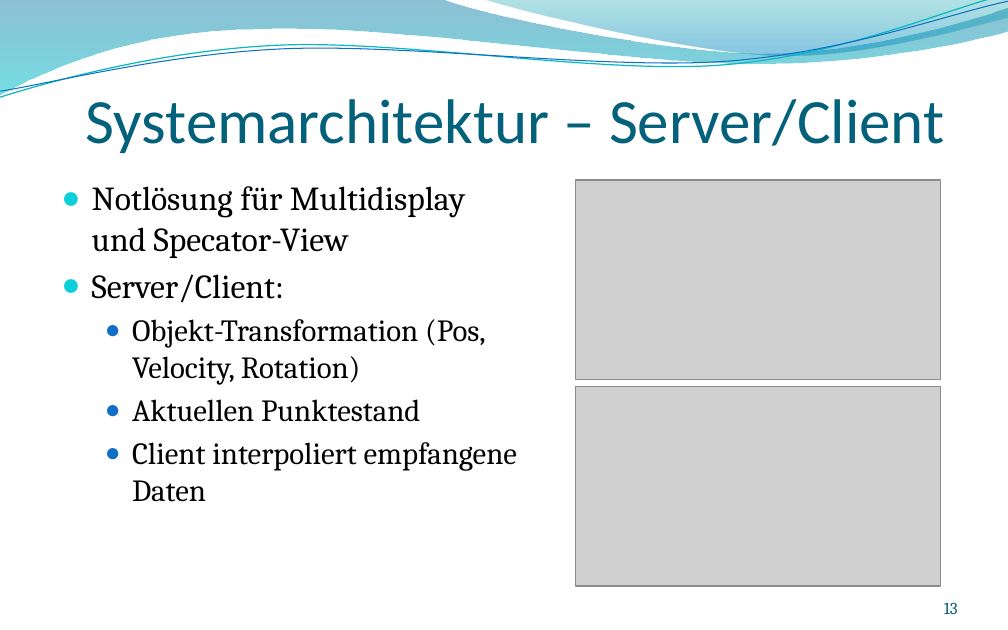
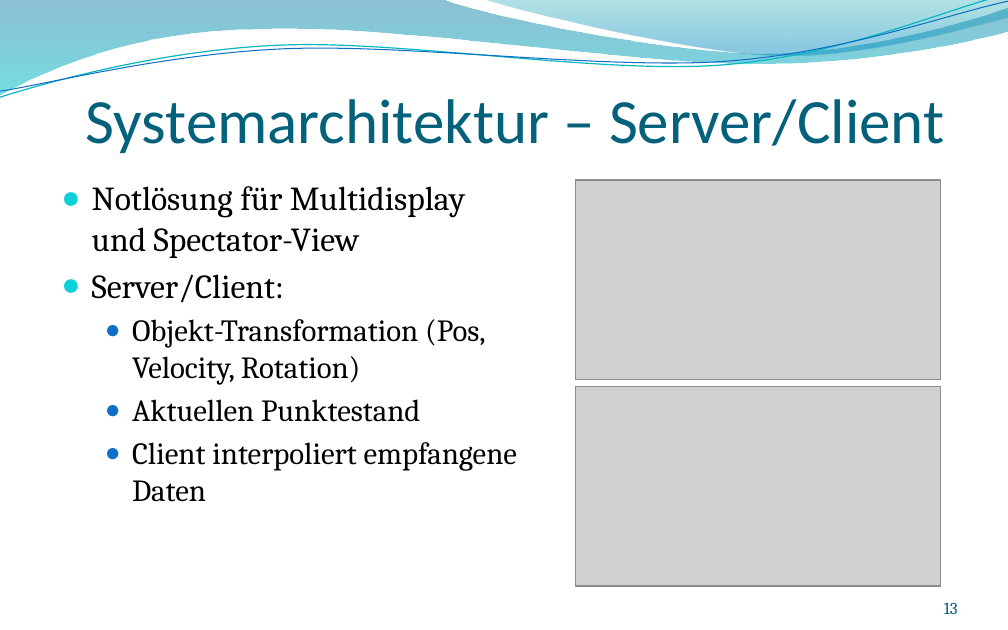
Before and after one commit to andreasdietze/Rift-Wingsuit, a slide deck: slide 13 of Präsentationen/Finale Präsentation/Finale-Präsentation-Rift-Wingsuit.pptx. Drawn at 1008x630 pixels with LibreOffice and Linux fonts; fonts in the diff are those of the drawing; grey boxes stand for pictures; background and template pictures are left out. Boxes give left, top, right and bottom in pixels: in the first picture for what was removed or moved away, otherwise in the second. Text is boxed around its words. In the diff, an @@ line names an element or a change of style, - is before the commit and + after.

```diff
--- a/Präsentationen/Finale Präsentation/Finale-Präsentation-Rift-Wingsuit.pptx
+++ b/Präsentationen/Finale Präsentation/Finale-Präsentation-Rift-Wingsuit.pptx
@@ text at (x1=92, y1=186, x2=465, y2=258): text changed @@
-● Notlösung für Multidisplay und Specator-View
+● Notlösung für Multidisplay und Spectator-View
```
Also in this commit, not shown: 5 other slides changed, 1 other file.
